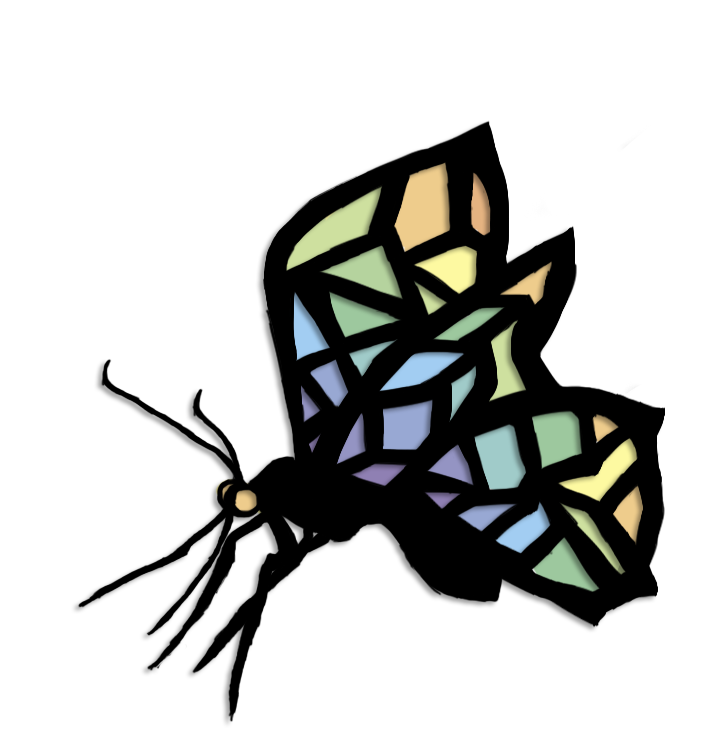
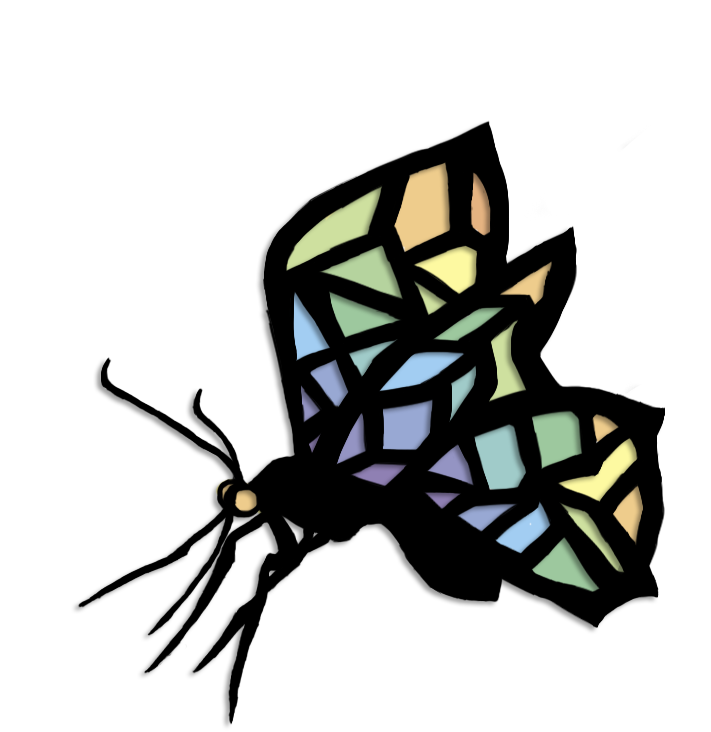
Comparing the layer stacks of the two 711×732 images. Changes:
painted on "Base" over box(87, 182, 659, 725)
painted on "Color" over box(526, 507, 538, 575)
